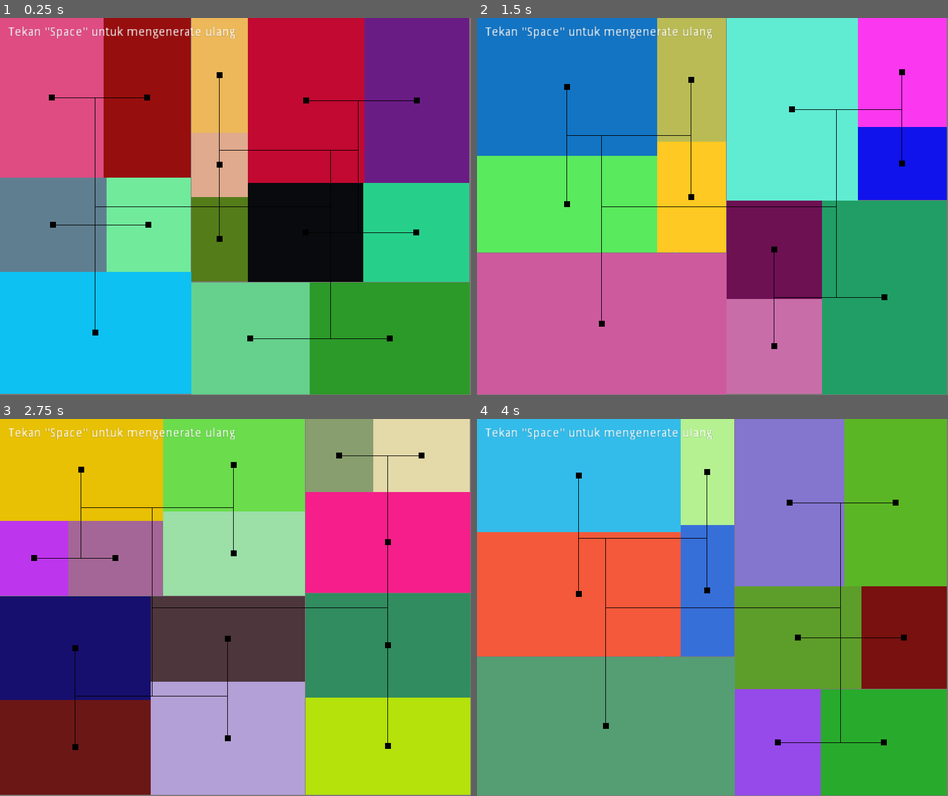
Above: before the commit, frames 1-4 (two rows, left to right).
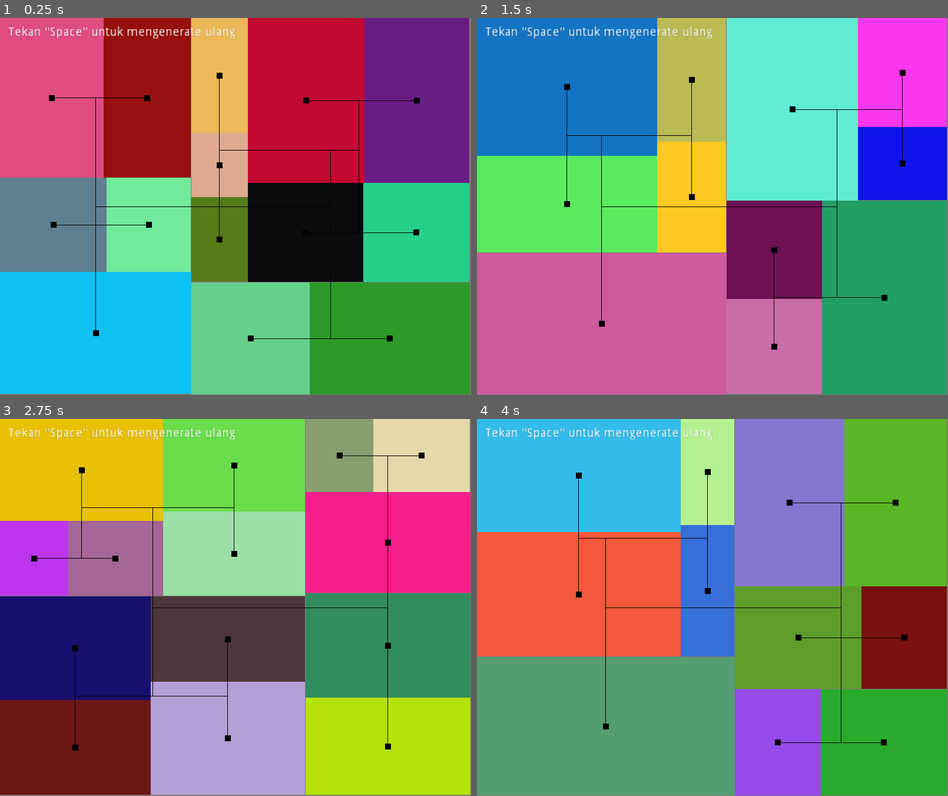
Above: after the commit, the same moments.

Repository: Falskim/godot-bsp
Game: Godot game, scene res://world.tscn
Two runs of this game, one before a commit and one after it. Both use one fixed random seed, a clock stepped at 60 frames per second and the inputs below.
Inputs:
- Up to frame 1 (0.25 s): no input
- Up to frame 2 (1.5 s): tap Enter (ui_accept) at 0.5, 0.6, 0.77, 1.07, 1.35 s
- Up to frame 3 (2.75 s): tap Enter (ui_accept) at 1.52, 1.82, 2.1 s
- Up to frame 4 (4 s): tap Enter (ui_accept) at 2.75, 2.85, 3.02, 3.32, 3.6, 3.77 s

The runs differ from the first frame. In frame 1, 0.2% of the frame differs, in the area x 10-77%, y 14-86%; in frame 2, 0.3%, in the area x 29-91%, y 13-88%; in frame 3, 0.3%; in frame 4, 0.3%.

Commit message:
Fix warning

Diff:
--- a/dungeon.gd
+++ b/dungeon.gd
@@ -17,13 +17,13 @@
 var height : int
 
 
-func _init(root, x, y, width, height):
+func _init(_root, _x, _y, _width, _height):
 	randomize()
-	self.root = root
-	self.x = x
-	self.y = y
-	self.width = width
-	self.height = height
+	self.root = _root
+	self.x = _x
+	self.y = _y
+	self.width = _width
+	self.height = _height
 
 	split_subdungeon()
 	if is_leaf:
@@ -104,7 +104,7 @@
 
 
 func get_center_position() -> Vector2:
-	return Vector2(x + width/2, y + height/2)
+	return Vector2(x + float(width)/2, y + float(height)/2)
 
 
 func print_properties() -> void:
--- a/world.gd
+++ b/world.gd
@@ -9,12 +9,12 @@
 	create_bsp()
 
 
-func _process(delta):
+func _process(_delta):
 	if Input.is_action_just_pressed("ui_accept"):
 		bsp.queue_free()
 		create_bsp()
 
 
-func create_bsp():
+func create_bsp() -> void:
 	randomize()
 	bsp = Dungeon.new(self, 0, 0, WORLD_SIZE.x, WORLD_SIZE.y)
--- a/world.tscn
+++ b/world.tscn
@@ -26,10 +26,6 @@
 rect_min_size = Vector2( 800, 640 )
 color = Color( 0.501961, 0.470588, 0.470588, 1 )
 __meta__ = {
+"_edit_lock_": true,
 "_edit_use_anchors_": false
 }
-
-[node name="Line2D" type="Line2D" parent="."]
-points = PoolVector2Array( 298, 234.398, 224, 422.398, 594, 344.398 )
-width = 1.0
-default_color = Color( 0.4, 0.501961, 1, 1 )
